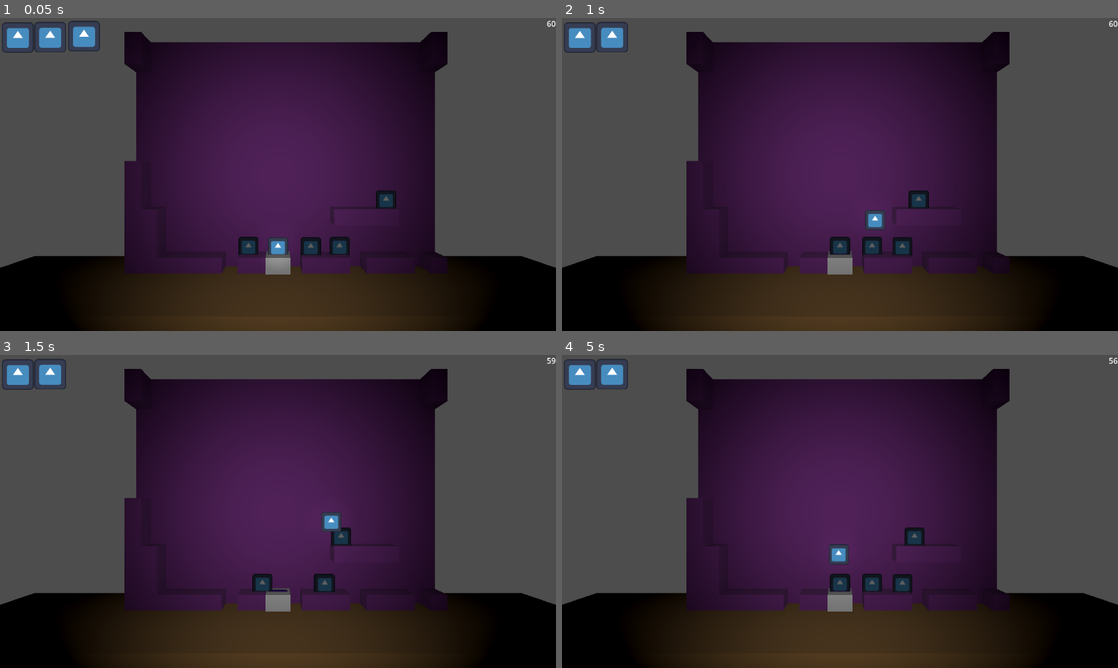
Above: before the commit, frames 1-4 (two rows, left to right).
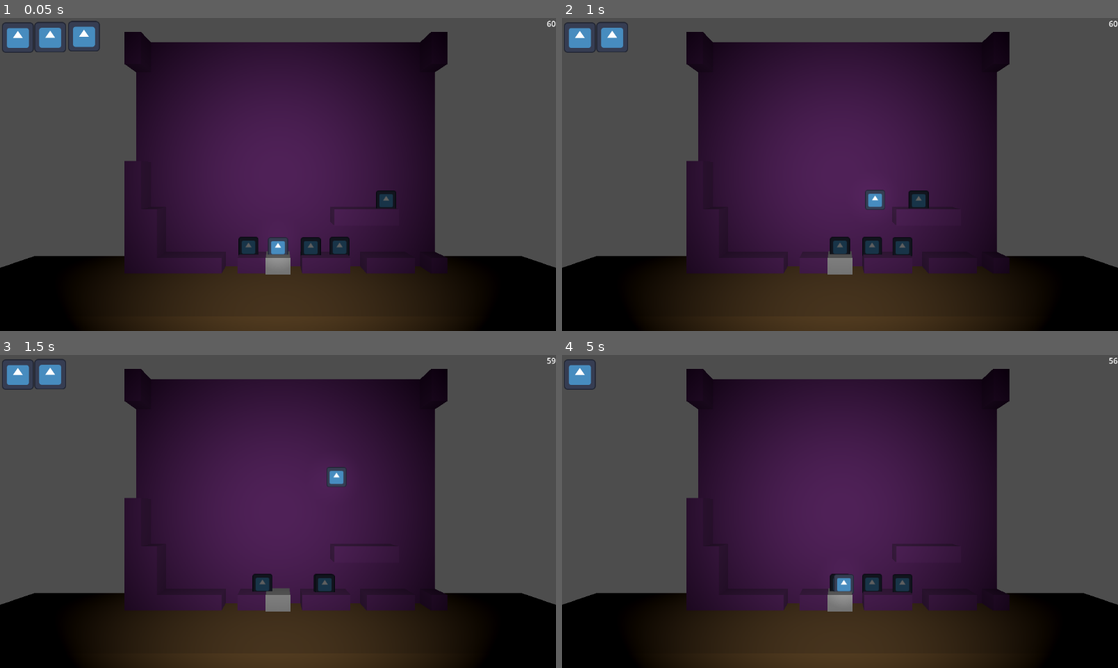
Above: after the commit, the same moments.

Repository: Dolphcode/ggj-2024
Game: Godot game, scene res://Scenes/game.tscn
The game is run twice, just before and just after one commit, with the same random seed, the same clock (stepped at 60 frames per second) and the same inputs. The engine's default icon, where the game draws it, is replaced by a stand-in: a white triangle on a blue panel in a dark square.
Inputs:
- Up to frame 1 (0.05 s): no input
- Up to frame 2 (1 s): tap Enter (ui_accept) at 0.5 s; hold D (right) from 0.53 s (still down); tap Space (jump) at 0.77 s
- Up to frame 3 (1.5 s): release D (right) at 1.28 s; hold Down (ui_down) from 1.28 s (still down)
- Up to frame 4 (5 s): tap Space (jump) at 1.52, 3.02, 3.77, 4.52 s; release Down (ui_down) at 2.03 s; hold D (right) 2.03-2.78 s; hold Up (ui_up) 2.78-3.53 s; hold A (left) from 3.53 s (still down)

Frame 1 is identical in both runs. In frame 2, 0.5% of the frame differs, in the area x 48-59%, y 54-76%; in frame 3, 0.6%; in frame 4, 0.9%, in the area x 6-66%, y 1-76%.

Commit message:
added interactables

Diff:
--- a/Scenes/Objectives/base_objective.tscn
+++ b/Scenes/Objectives/base_objective.tscn
@@ -8,12 +8,16 @@
 [sub_resource type="BoxShape3D" id="BoxShape3D_agl34"]
 
 [node name="StaticBody3D" type="StaticBody3D"]
+collision_layer = 0
+collision_mask = 0
 script = ExtResource("1_ad166")
 
 [node name="CollisionShape3D" type="CollisionShape3D" parent="."]
 shape = SubResource("BoxShape3D_tllxn")
 
 [node name="Area3D" type="Area3D" parent="."]
+collision_layer = 32
+collision_mask = 2
 
 [node name="CollisionShape3D" type="CollisionShape3D" parent="Area3D"]
 shape = SubResource("BoxShape3D_agl34")
--- a/Scenes/game.tscn
+++ b/Scenes/game.tscn
@@ -10,7 +10,7 @@
 [ext_resource type="Script" path="res://Scenes/HeartContainer.gd" id="6_6tgbd"]
 [ext_resource type="PackedScene" uid="uid://cw71uxwrs2lbp" path="res://Scenes/Stages/test_stage.tscn" id="6_eh5rh"]
 [ext_resource type="Script" path="res://Scripts/Levels/stage_hunting.gd" id="7_rdpkj"]
-[ext_resource type="PackedScene" uid="uid://dk1trfyil1lep" path="res://Scenes/Objectives/base_objective.tscn" id="11_ifhv8"]
+[ext_resource type="Script" path="res://Scripts/Levels/stage_collect.gd" id="8_y8ohe"]
 
 [sub_resource type="Environment" id="Environment_sprrj"]
 background_mode = 2
@@ -39,7 +39,7 @@
 
 [node name="LevelLoader" type="Node" parent="." node_paths=PackedStringArray("level_one", "timer", "stage_platform", "timer_label")]
 script = ExtResource("5_kgk5b")
-level_one = [NodePath("TestEnemyStage")]
+level_one = [NodePath("TestEnemyStage2"), NodePath("TestEnemyStage")]
 timer = NodePath("Timer")
 stage_platform = NodePath("../StagePlatform")
 timer_label = NodePath("../CanvasLayer/Label")
@@ -53,6 +53,12 @@
 spawns = Array[String](["res://Enemies/Scenes/parent_enemy.tscn", "res://Enemies/Scenes/parent_enemy.tscn", "res://Enemies/Scenes/parent_enemy.tscn"])
 target_idx = Array[int]([0])
 grid_info = "res://Assets/Grid Info/sample2.txt"
+
+[node name="TestEnemyStage2" type="Node" parent="LevelLoader"]
+script = ExtResource("8_y8ohe")
+spawns = Array[String](["res://Enemies/Scenes/parent_enemy.tscn", "res://Enemies/Scenes/parent_enemy.tscn", "res://Enemies/Scenes/parent_enemy.tscn"])
+collectibles = Array[String](["res://Scenes/Objectives/base_objective.tscn", "res://Scenes/Objectives/base_objective.tscn", "res://Scenes/Objectives/base_objective.tscn"])
+grid_info = "res://Assets/Grid Info/sample3.txt"
 
 [node name="Node" type="Node" parent="."]
 script = ExtResource("5_0temo")
@@ -96,6 +102,4 @@
 offset_right = 40.0
 offset_bottom = 40.0
 
-[node name="StaticBody3D" parent="." instance=ExtResource("11_ifhv8")]
-
 [connection signal="hurt" from="Player" to="CanvasLayer/HeartContainer" method="_on_player_hurt"]
--- a/Scenes/player.tscn
+++ b/Scenes/player.tscn
@@ -10,7 +10,7 @@
 
 [node name="Player" type="CharacterBody3D"]
 collision_layer = 2
-collision_mask = 25
+collision_mask = 57
 script = ExtResource("1_3nl1r")
 
 [node name="CollisionShape3D" type="CollisionShape3D" parent="."]
--- a/Scripts/Environment/base_interactable.gd
+++ b/Scripts/Environment/base_interactable.gd
@@ -10,3 +10,4 @@
 func _on_interactable_body_entered(body):
 	if body is PlayerClass:
 		emit_signal("player_interact", self)
+		queue_free()
--- a/Scripts/Levels/stage_base.gd
+++ b/Scripts/Levels/stage_base.gd
@@ -44,5 +44,12 @@
 					stageplatform.toggle_tile(0, j, str_arr.size() - i - 1)
 	is_loaded = true
 
+	for i in range(0, grid_info_arr.size()):
+		for j in range(0, grid_info_arr[0].size()):
+			if grid_info_arr[i][j] == "1":
+				stageplatform.toggle_tile(1, j, grid_info_arr.size() - 1)
+			else:
+				stageplatform.toggle_tile(0, j, grid_info_arr.size() - 1)
+
 func end_stage():
 	level_loader._on_stage_end()
--- a/Scripts/Levels/stage_collect.gd
+++ b/Scripts/Levels/stage_collect.gd
@@ -7,6 +7,7 @@
 @export_category("Collection Config")
 @export var collectibles: Array[String]
 
+var enemies: Array[ParentEnemy]
 var interacts: Array[BaseInteractable]
 
 func start_stage(stageplatform):
@@ -18,9 +19,9 @@
 	for y in range(0, grid_info_arr.size()):
 		for x in range(0, grid_info_arr[0].size()):
 			if grid_info_arr[y][x] == 'x':
+				collectiblepos.append(Vector2i(x,y))
+			elif grid_info_arr[y][x] == 'y':
 				enemypos.append(Vector2i(x,y))
-			elif grid_info_arr[y][x] == 'y':
-				collectibles.append(Vector2i(x,y))
 
 	for spawn in spawns:
 		var enemy = load(spawn).instantiate()
@@ -29,6 +30,7 @@
 		var randpos = enemypos[randidx]
 		enemypos.remove_at(randidx)
 		enemy.position = Vector3(randpos.x, randpos.y, 1)
+		enemies.append(enemy)
 
 	for collectible in collectibles:
 		var interact = load(collectible).instantiate()
@@ -40,6 +42,14 @@
 		interacts.append(interact)
 		interact.player_interact.connect(_on_interact)
 
+func end_stage():
+	var i = 0
+	while enemies.size() > 0:
+		var enemy = enemies[0]
+		enemies.remove_at(0)
+		if typeof(enemy) != TYPE_NIL && is_instance_valid(enemy):
+			enemy.queue_free()
+	super.end_stage()
 
 func _on_interact(interact):
 	for i in range(0, interacts.size()):
--- a/Scripts/Levels/stage_hunting.gd
+++ b/Scripts/Levels/stage_hunting.gd
@@ -35,7 +35,10 @@
 
 
 func end_stage():
-	for enemy in enemies:
+	var i = 0
+	while enemies.size() > 0:
+		var enemy = enemies[0]
+		enemies.remove_at(0)
 		if typeof(enemy) != TYPE_NIL && is_instance_valid(enemy):
 			enemy.queue_free()
 	super.end_stage()
--- a/Scripts/player.gd
+++ b/Scripts/player.gd
@@ -2,7 +2,7 @@
 
 @export var health = 3
 @export var SPEED = 5.0
-@export var JUMP_VELOCITY = 9.0
+@export var JUMP_VELOCITY = 18.0
 
 signal hurt
 
--- a/project.godot
+++ b/project.godot
@@ -50,3 +50,7 @@
 3d_physics/layer_3="Enemy"
 3d_physics/layer_4="EnemyHead"
 3d_physics/layer_5="Wall"
+
+[physics]
+
+3d/default_gravity=40.0
Not shown, added: Assets/Grid Info/sample3.txt
